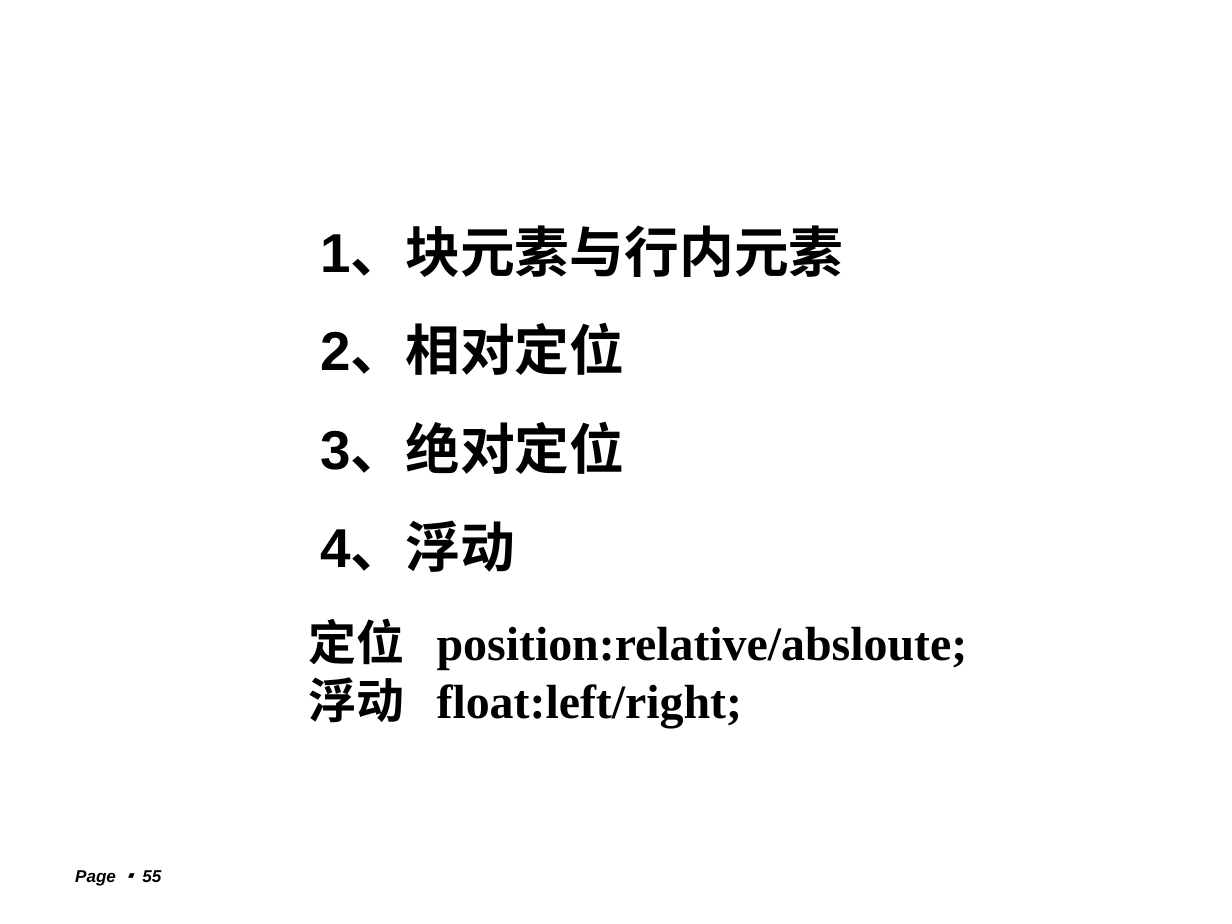
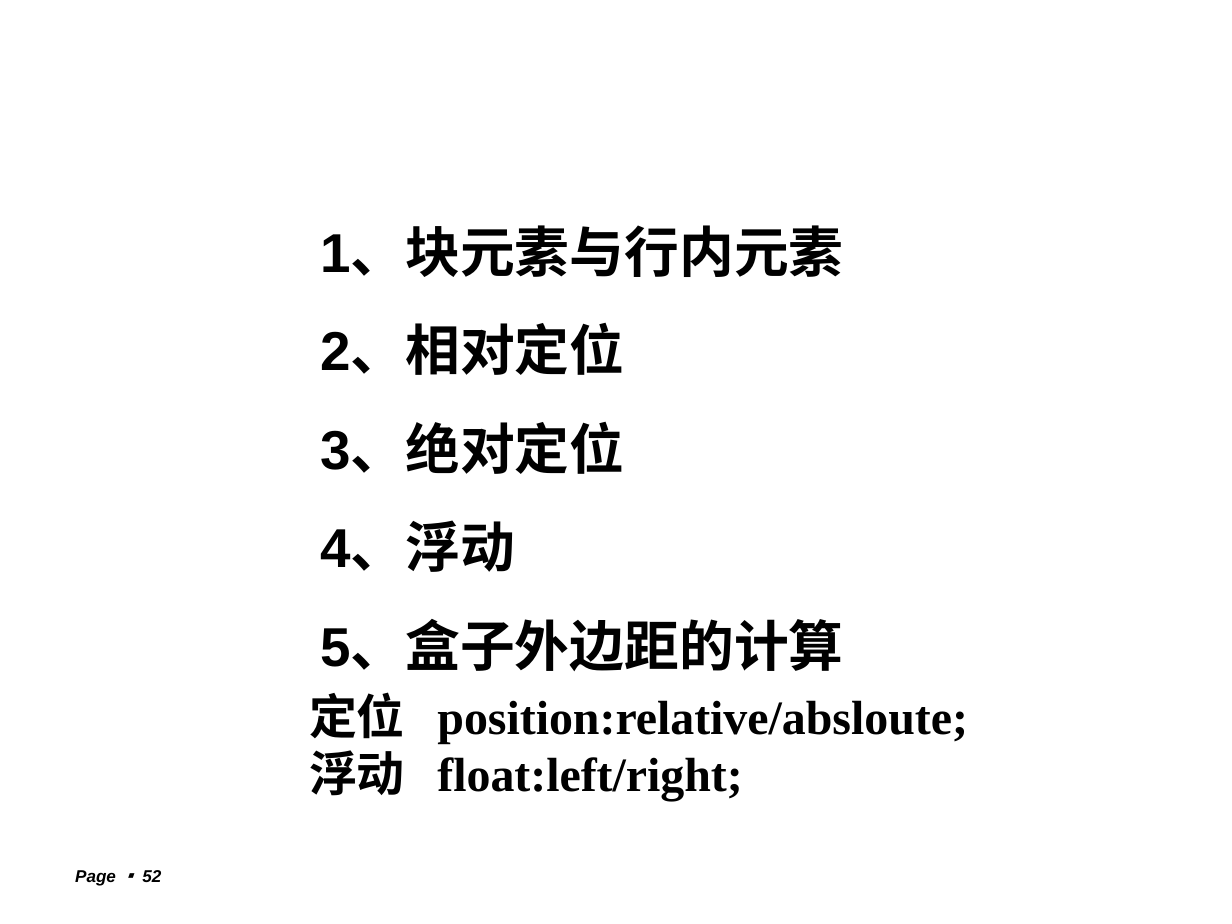
Before and after one commit to lxn56975/webdev, a slide deck: slide 52 of Chapter3CSS.ppt (slide 55 before the commit). Drawn at 1232x924 pixels with LibreOffice and Linux fonts; fonts in the diff are those of the drawing; background and template pictures are left out. Boxes give left, top, right and bottom in pixels: in the first picture for what was removed or moved away, otherwise in the second. Text is boxed around its words. In the diff, an @@ line names an element or a change of style, - is before the commit and + after.

```diff
--- a/Chapter3CSS.ppt
+++ b/Chapter3CSS.ppt
@@ text at (320,623,843,671): paragraph added @@
+5、盒子外边距的计算
@@ text "定位 position:relative/absloute;": place and size @@
-text "定位 position:relative/absloute;" at (308,618,968,727)
+text "定位 position:relative/absloute;" at (309,692,968,801)
@@ page number at (75,870,161,886): text changed @@
-Page ▪ 55
+Page ▪ 52
```
Also in this commit, not shown: 17 other slides changed, 3 slides added, 2 other files.
